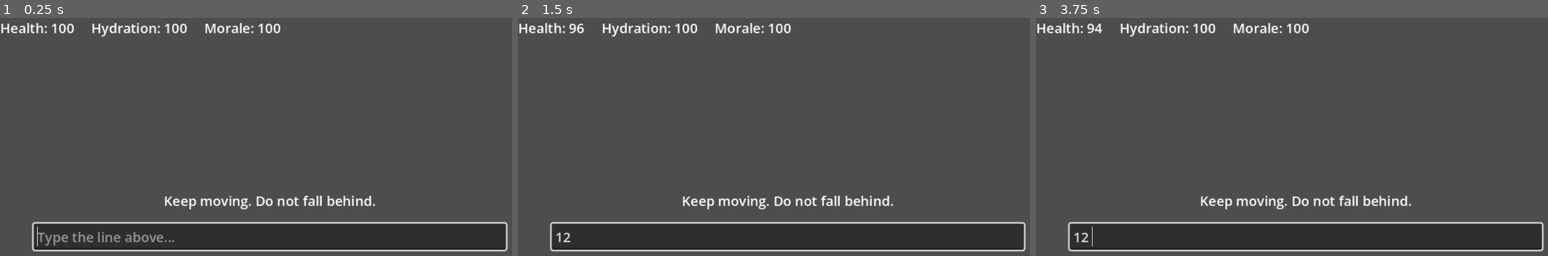
Above: before the commit, frames 1-3 (left to right).
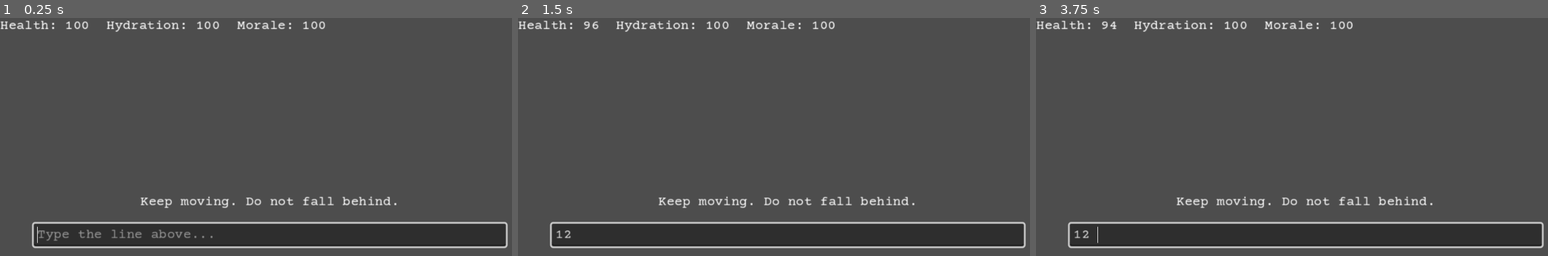
Above: after the commit, the same moments.

Repository: Classy-Brian/The-Long-March
Game: Godot game, scene res://scenes/main/Main.tscn
Same seed, same stepped clock (60 frames per second), same inputs: the game is played once before the commit and once after it.
Inputs (mouse positions are in pixels of both pictures, inside the frame that each line leads up to):
- Up to frame 1 (0.25 s): no input
- Up to frame 2 (1.5 s): click (789, 236) at 0.52 s; type "12" at 0.6 s; tap Enter at 1.25 s
- Up to frame 3 (3.75 s): tap Space at 2, 3.5 s; tap Enter at 2.75 s

The runs differ from the first frame. In frame 1, 5.6% of the frame differs, in the area x 0-100%, y 0-99%; in frame 2, 4.9%; in frame 3, 4.9%.

Commit message:
Add Courier Prime project Theme

Diff:
--- a/project.godot
+++ b/project.godot
@@ -32,6 +32,10 @@
 window/size/window_height_override=960
 window/stretch/mode="canvas_items"
 
+[gui]
+
+theme/custom="uid://dlamu04ptx62k"
+
 [rendering]
 
 renderer/rendering_method="gl_compatibility"
--- /dev/null
+++ b/themes/main_theme.tres
@@ -0,0 +1,7 @@
+[gd_resource type="Theme" format=3 uid="uid://dlamu04ptx62k"]
+
+[ext_resource type="FontFile" uid="uid://cbh81jji84xxc" path="res://assets/fonts/Courier_Prime/CourierPrime-Regular.ttf" id="1_rjgu6"]
+
+[resource]
+default_font = ExtResource("1_rjgu6")
+default_font_size = 16
